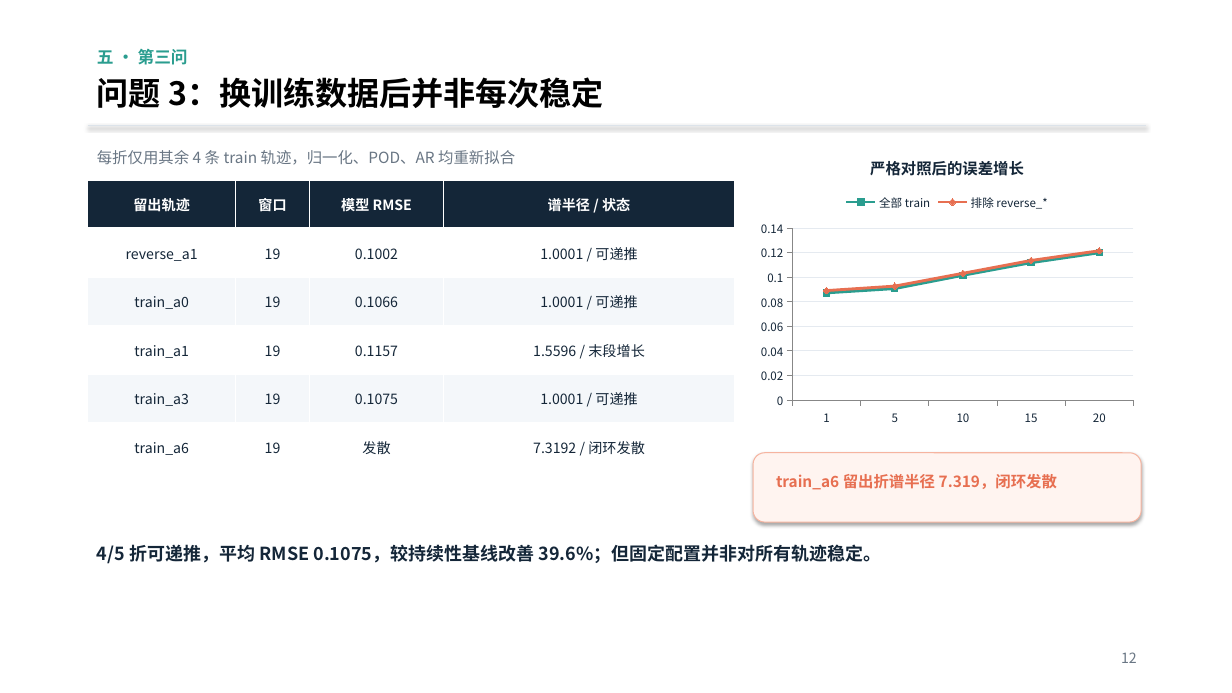
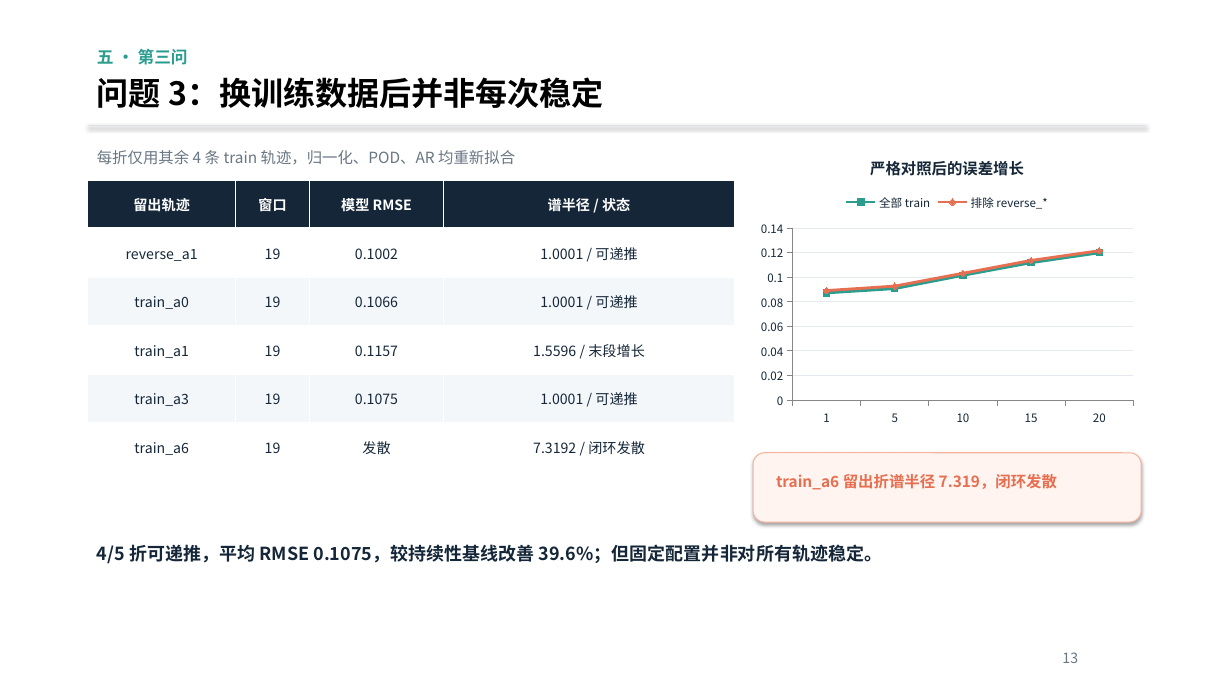
Before and after one commit to tuofeilun711/-A-, a slide deck: slide 13 of deliverables/A题_POD-AR_答辩汇报.pptx (slide 12 before the commit). Drawn at 1232x693 pixels with LibreOffice and Linux fonts; fonts in the diff are those of the drawing. Boxes give left, top, right and bottom in pixels: in the first picture for what was removed or moved away, otherwise in the second. Text is boxed around its words. In the diff, an @@ line names an element or a change of style, - is before the commit and + after.

```diff
--- a/deliverables/A题_POD-AR_答辩汇报.pptx
+++ b/deliverables/A题_POD-AR_答辩汇报.pptx
@@ text at (1062, 652, 1078, 663): text changed @@
-12
+13
```
Also in this commit, not shown: 11 other slides changed, 1 slide added.
